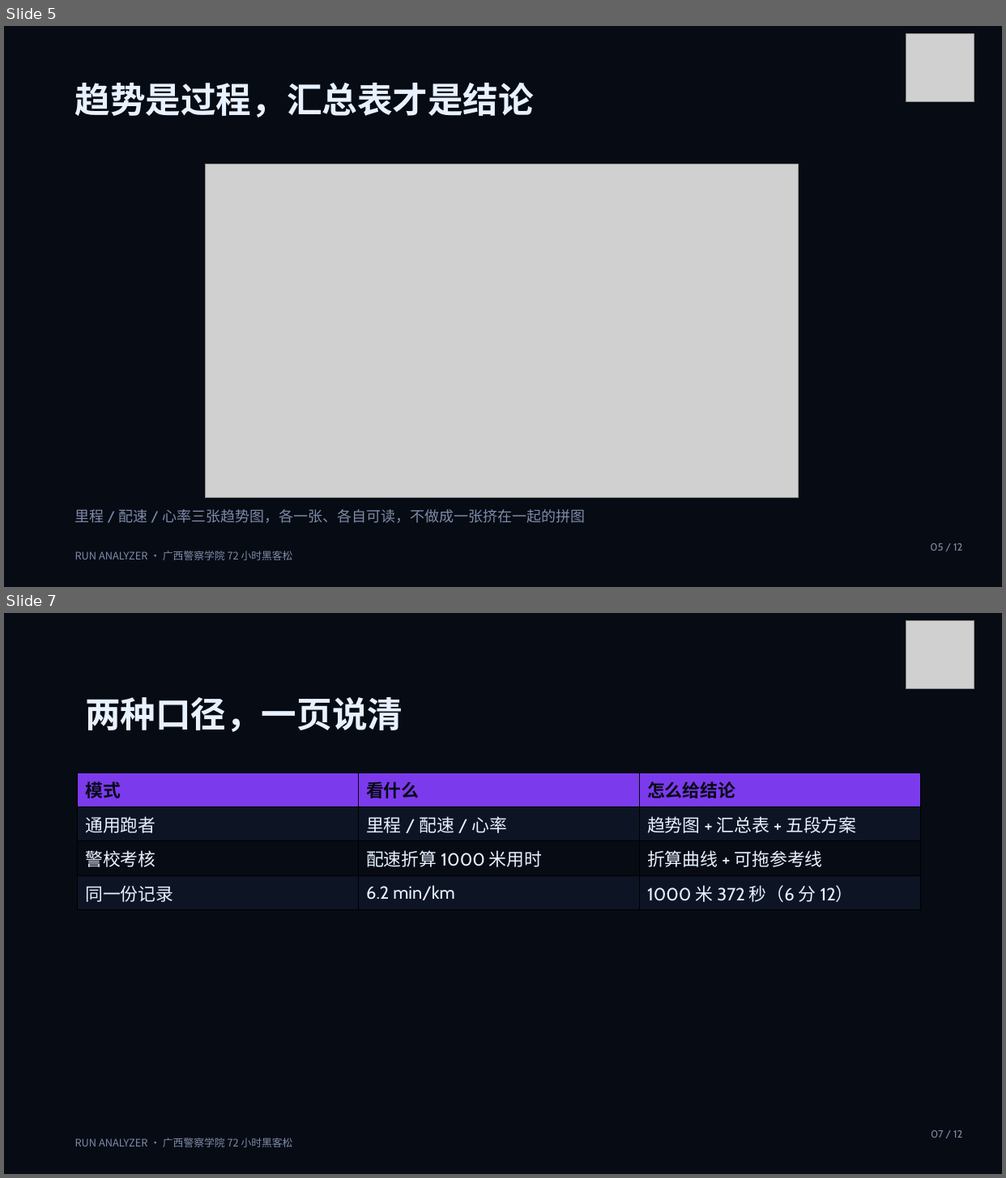
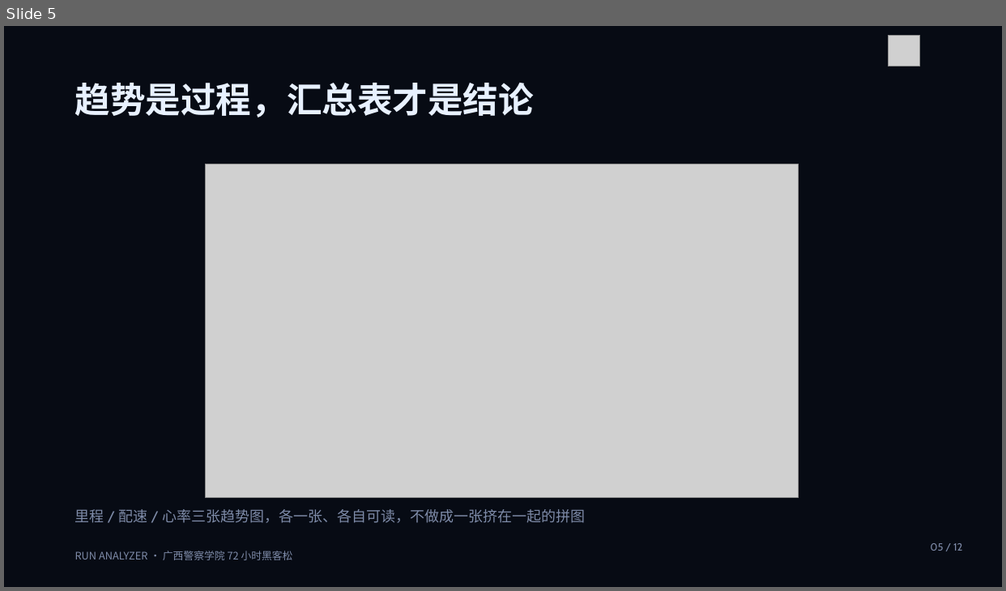
Before and after one commit to www0255/run.analyzer, a slide deck: hackathon/答辩多页PPT-dsh.pptx. Shown one above the other, each under a label of ours: slides 5 and 7 before the commit, slide 5 after it; the slides between them are not shown. The pictures are 1006x1178 and 1006x591 pixels, drawn with LibreOffice and Linux fonts; fonts in the diff are those of the drawing; grey boxes stand for pictures. Boxes give left, top, right and bottom in pixels: in the first picture for what was removed or moved away, otherwise in the second. Text is boxed around its words. In the diff, an @@ line names an element or a change of style, - is before the commit and + after.

Commit message:
12 页 deck 去警校化并重做第 6/7 页；讲稿与一页 PPT 讲法同步；删除孤儿演示结果与失效常量

```diff
--- a/hackathon/答辩多页PPT-dsh.pptx
+++ b/hackathon/答辩多页PPT-dsh.pptx
@@ slide 7 removed at (4,613,1002,1174), background #070B14 @@
@@ picture removed at (906,620,974,688) @@
@@ text removed at (85,697,403,732) @@
-两种口径，一页说清
@@ table removed at (78,773,919,910), 4 rows, 3 columns @@
-模式 | 看什么 | 怎么给结论
-通用跑者 | 里程 / 配速 / 心率 | 趋势图 + 汇总表 + 五段方案
-警校考核 | 配速折算 1000 米用时 | 折算曲线 + 可拖参考线
-同一份记录 | 6.2 min/km | 1000 米 372 秒（6 分 12）
@@ text removed at (75,1138,293,1148) @@
-RUN ANALYZER · 广西警察学院 72 小时黑客松
@@ text removed at (931,1131,962,1138) @@
-07 / 12
@@ slide 5 changed as well @@
@@ picture: place and size @@
-picture at (906,33,974,101)
+picture at (889,35,919,66)
```
Also in this commit, not shown: 10 other slides changed, 1 slide added, 24 other files.
